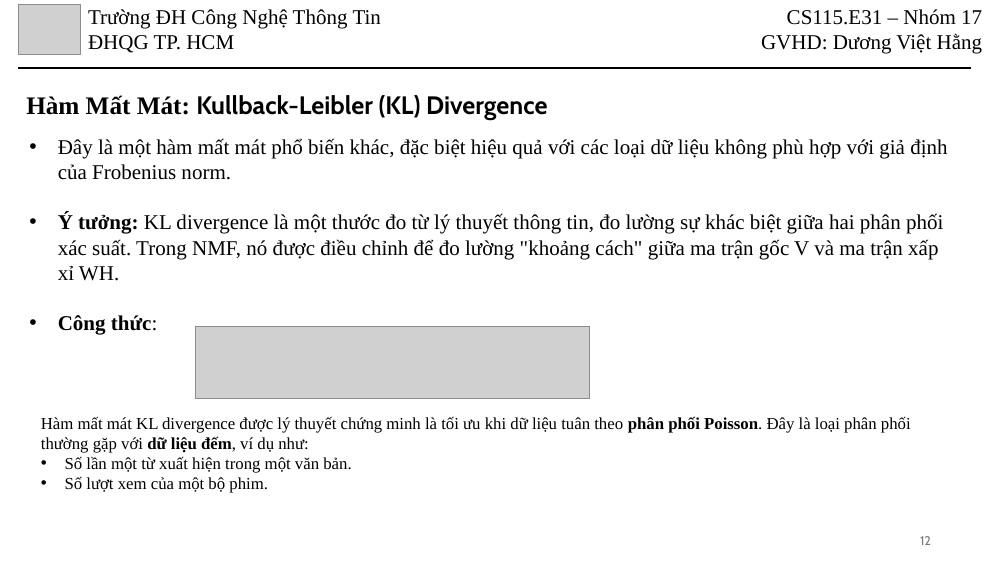
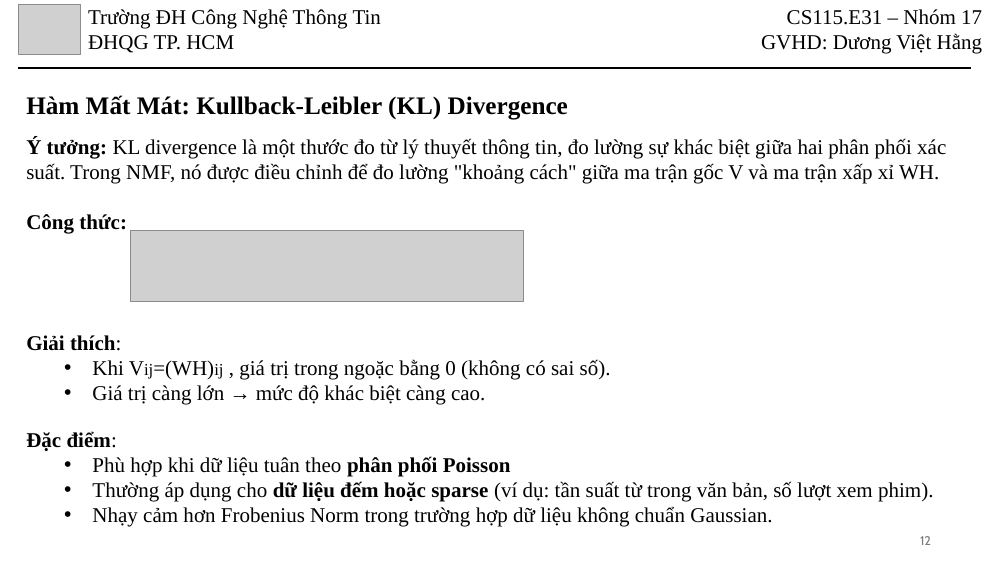
Before and after one commit to HoanHang/AI-UIT, a slide deck: slide 12 of Toan_KHMT/BaoCao/CS115-Nhom17-NMF.pptx. Drawn at 1008x567 pixels with LibreOffice and Linux fonts; fonts in the diff are those of the drawing; grey boxes stand for pictures. Boxes give left, top, right and bottom in pixels: in the first picture for what was removed or moved away, otherwise in the second. Text is boxed around its words. In the diff, an @@ line names an element or a change of style, - is before the commit and + after.

```diff
--- a/Toan_KHMT/BaoCao/CS115-Nhom17-NMF.pptx
+++ b/Toan_KHMT/BaoCao/CS115-Nhom17-NMF.pptx
@@ text "Hàm Mất Mát: Kullback-Leibler (KL) ..." at [26, 95, 568, 120]: font Cabin to Times New Roman in "Kullback-Leibler (KL) Divergence" @@
@@ text "Ý tưởng: KL divergence là ..." at [26, 138, 946, 234]: bold on in "thức:"; bullet • to none @@
@@ text at [58, 138, 947, 180]: paragraph removed @@
-• Đây là một hàm mất mát phổ biến khác, đặc biệt hiệu quả với các loại dữ liệu không phù hợp với giả định của Frobenius norm.
@@ picture: place and size @@
-picture at [195, 327, 589, 398]
+picture at [130, 231, 524, 302]
@@ text added at [26, 335, 611, 405], 20 pt, text #000000 @@
+Giải thích:
+  • Khi Vij=(WH)ij , giá trị trong ngoặc bằng 0 (không có sai số).
+  • Giá trị càng lớn → mức độ khác biệt càng cao.
@@ text at [26, 431, 933, 527]: text changed; size 16 to 20 pt @@
-Hàm mất mát KL divergence được lý thuyết chứng minh là tối ưu khi dữ liệu tuân theo phân phối Poisson. Đây là loại phân phối thường gặp với dữ liệu đếm, ví dụ như:
-• Số lần một từ xuất hiện trong một văn bản.
-• Số lượt xem của một bộ phim.
+Đặc điểm:
+  • Phù hợp khi dữ liệu tuân theo phân phối Poisson
+  • Thường áp dụng cho dữ liệu đếm hoặc sparse (ví dụ: tần suất từ trong văn bản, số lượt xem phim).
+  • Nhạy cảm hơn Frobenius Norm trong trường hợp dữ liệu không chuẩn Gaussian.
```
Also in this commit, not shown: 22 other slides changed, 2 slides removed.
